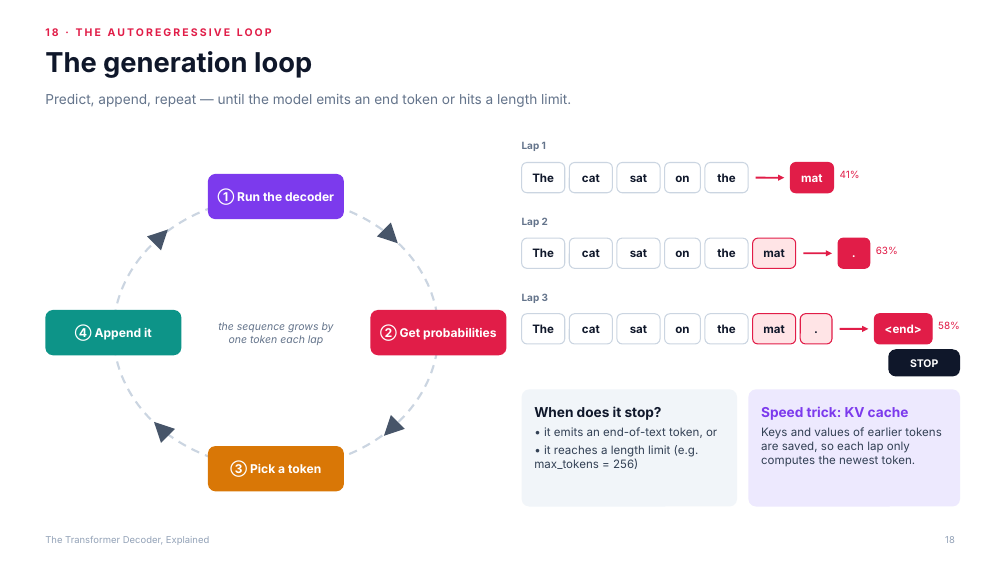
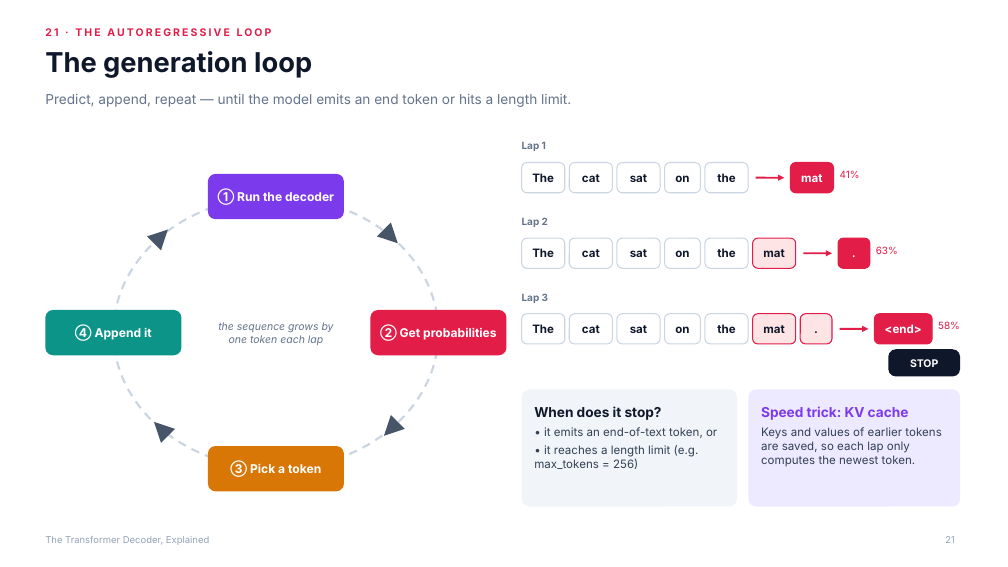
Before and after one commit to altafr/transformer, a slide deck: slide 21 of slides/transformer-decoder-explained.pptx (slide 18 before the commit). Drawn at 1008x567 pixels with LibreOffice and Linux fonts; fonts in the diff are those of the drawing. Boxes give left, top, right and bottom in pixels: in the first picture for what was removed or moved away, otherwise in the second. Text is boxed around its words. In the diff, an @@ line names an element or a change of style, - is before the commit and + after.

```diff
--- a/slides/transformer-decoder-explained.pptx
+++ b/slides/transformer-decoder-explained.pptx
@@ text at bbox=[45, 28, 272, 36]: text changed @@
-18 · THE AUTOREGRESSIVE LOOP
+21 · THE AUTOREGRESSIVE LOOP
@@ page number at bbox=[945, 536, 955, 543]: text changed @@
-18
+21
```
Also in this commit, not shown: 12 other slides changed, 6 slides added, 2 other files.
